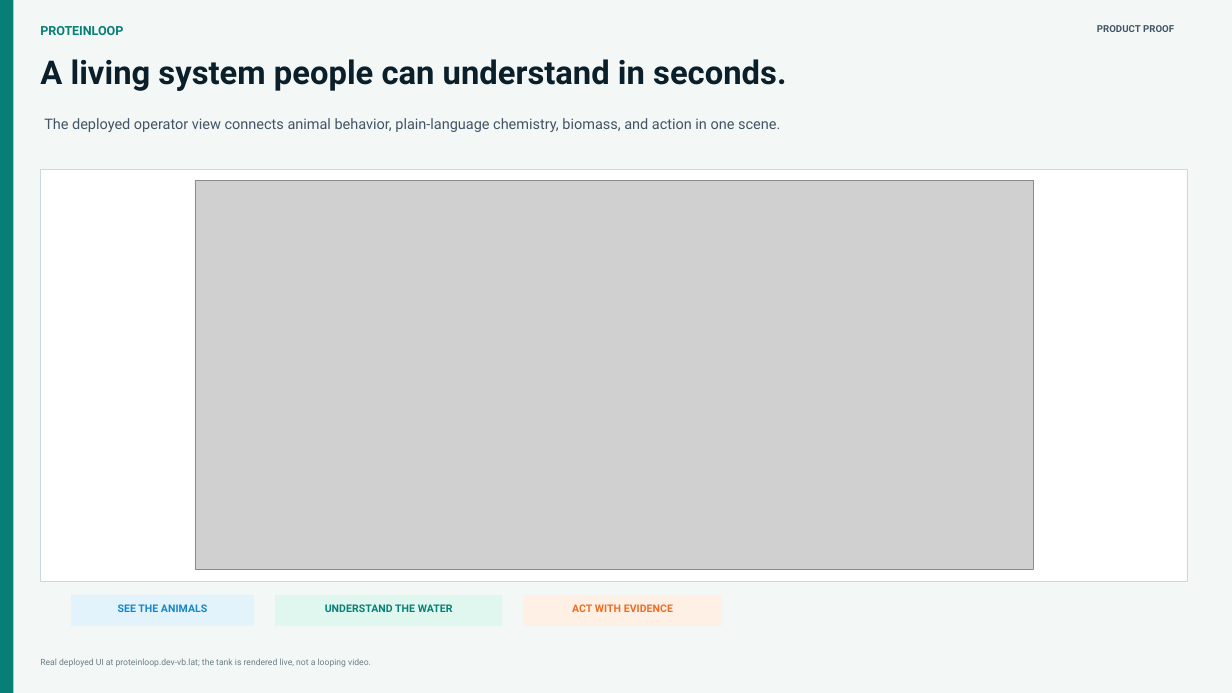
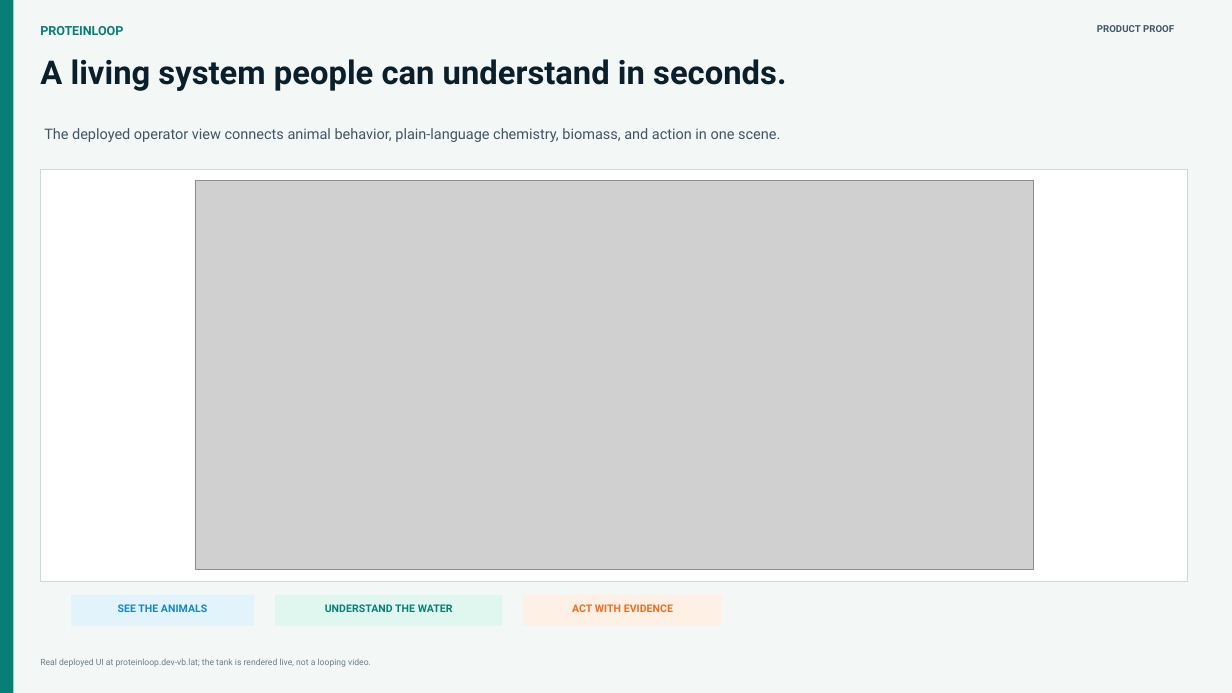
Before and after one commit to Anarpego/ProteinLoop, a slide deck: slide 3 of submission/proteinloop-hackathon-deck.pptx. Drawn at 1232x693 pixels with LibreOffice and Linux fonts; fonts in the diff are those of the drawing; grey boxes stand for pictures. Boxes give left, top, right and bottom in pixels: in the first picture for what was removed or moved away, otherwise in the second. Text is boxed around its words. In the diff, an @@ line names an element or a change of style, - is before the commit and + after.

Commit message:
Improve deck safety layout and offline AMD story

```diff
--- a/submission/proteinloop-hackathon-deck.pptx
+++ b/submission/proteinloop-hackathon-deck.pptx
@@ text "The deployed operator view connects ...": place and size @@
-text "The deployed operator view connects ..." at [44, 118, 780, 132]
+text "The deployed operator view connects ..." at [44, 128, 780, 142]
```
Also in this commit, not shown: 2 other slides changed, 1 slide added, 1 slide removed, 13 other files.
